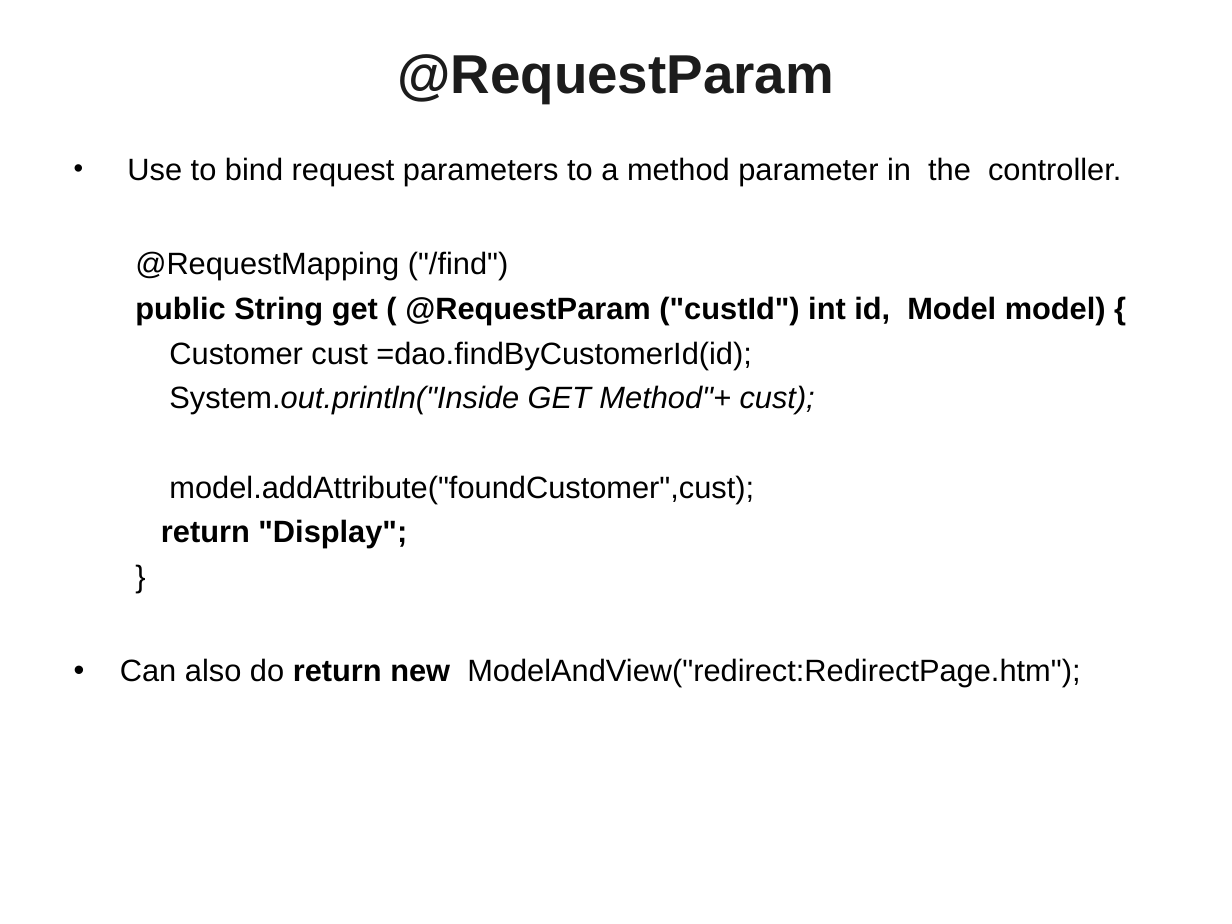
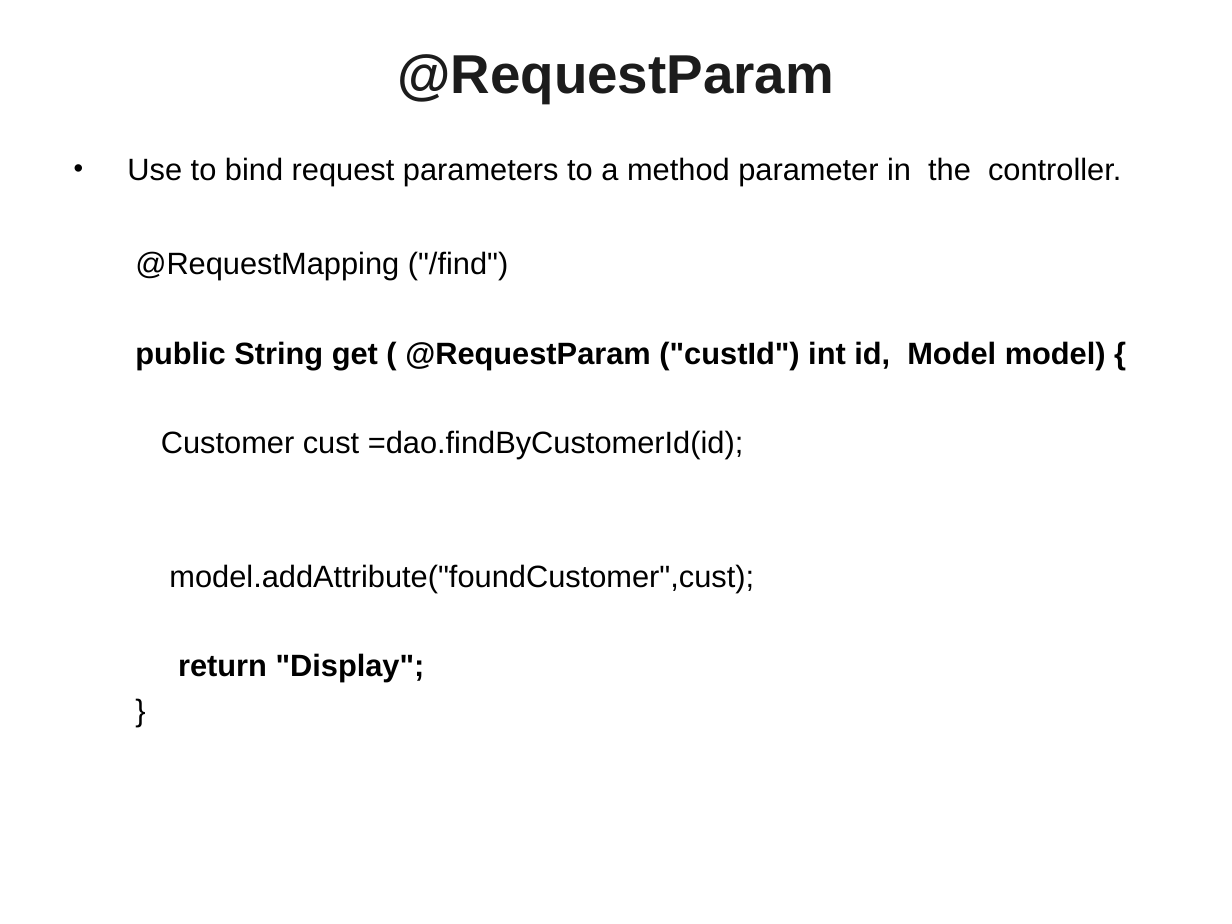
Before and after one commit to vatsanTraining/freshers_dec_2021, a slide deck: slide 24 of SpringBoot_MVC.ppt (slide 18 before the commit). Drawn at 1232x924 pixels with LibreOffice and Linux fonts; fonts in the diff are those of the drawing; background and template pictures are left out. Boxes give left, top, right and bottom in pixels: in the first picture for what was removed or moved away, otherwise in the second. Text is boxed around its words. In the diff, an @@ line names an element or a change of style, - is before the commit and + after.

```diff
--- a/SpringBoot_MVC.ppt
+++ b/SpringBoot_MVC.ppt
@@ text at (x1=169, y1=385, x2=815, y2=414): paragraph removed @@
-  System.out.println("Inside GET Method"+ cust);
@@ text at (x1=120, y1=658, x2=1080, y2=687): paragraph removed @@
-• Can also do return new ModelAndView("redirect:RedirectPage.htm");
```
Also in this commit, not shown: 2 other slides changed, 10 slides added.
